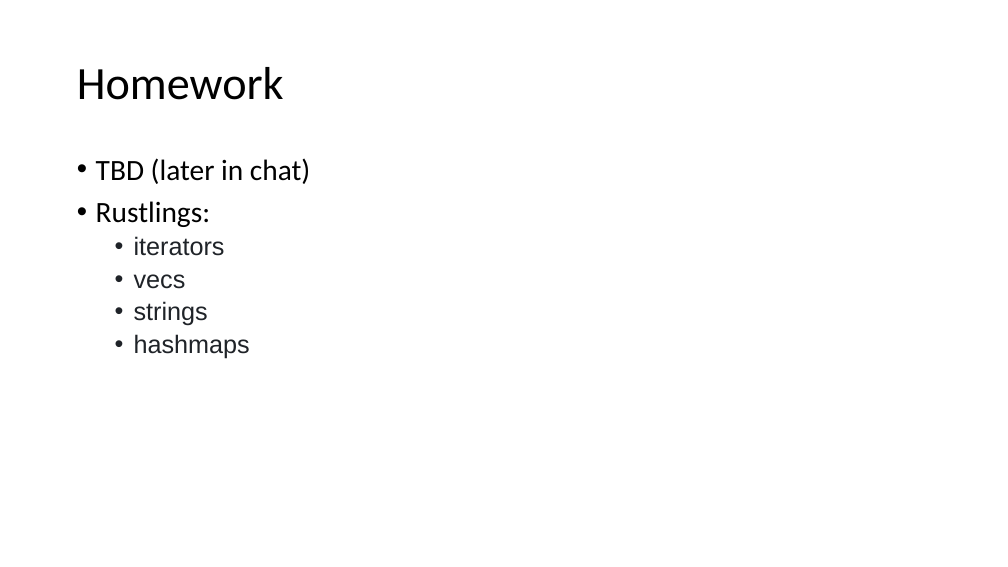
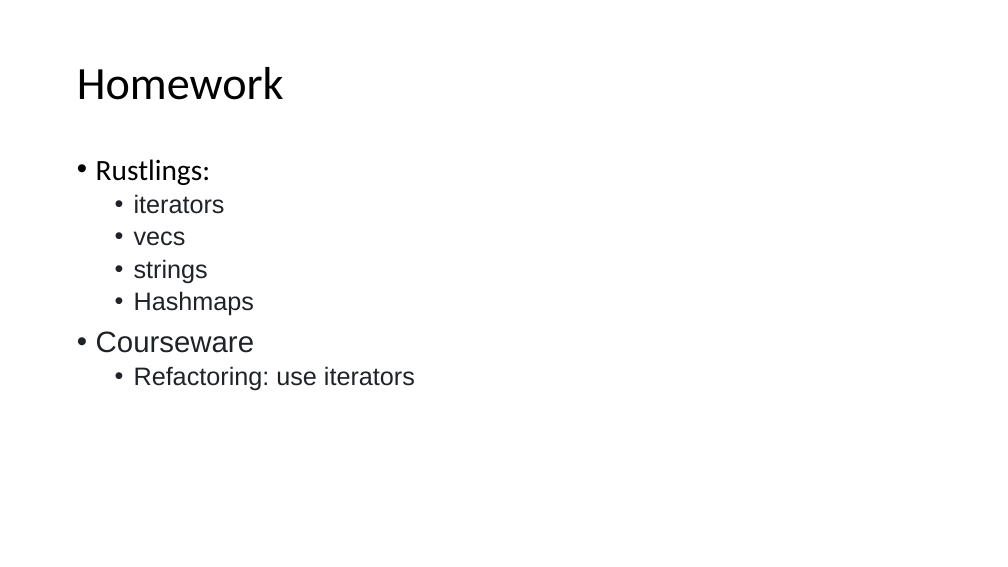
Before and after one commit to kugushev/course-rust-basics, a slide deck: slide 52 of pres/07-Collections.pptx (slide 43 before the commit). Drawn at 1008x567 pixels with LibreOffice and Linux fonts; fonts in the diff are those of the drawing. Boxes give left, top, right and bottom in pixels: in the first picture for what was removed or moved away, otherwise in the second. Text is boxed around its words. In the diff, an @@ line names an element or a change of style, - is before the commit and + after.

```diff
--- a/pres/07-Collections.pptx
+++ b/pres/07-Collections.pptx
@@ text at (x1=96, y1=158, x2=310, y2=184): paragraph removed @@
-• TBD (later in chat)
@@ text at (x1=96, y1=291, x2=415, y2=391): text changed @@
-  • hashmaps
+  • Hashmaps
+• Courseware
+  • Refactoring: use iterators
```
Also in this commit, not shown: 1 other slide changed, 9 slides added, 2 other files.
